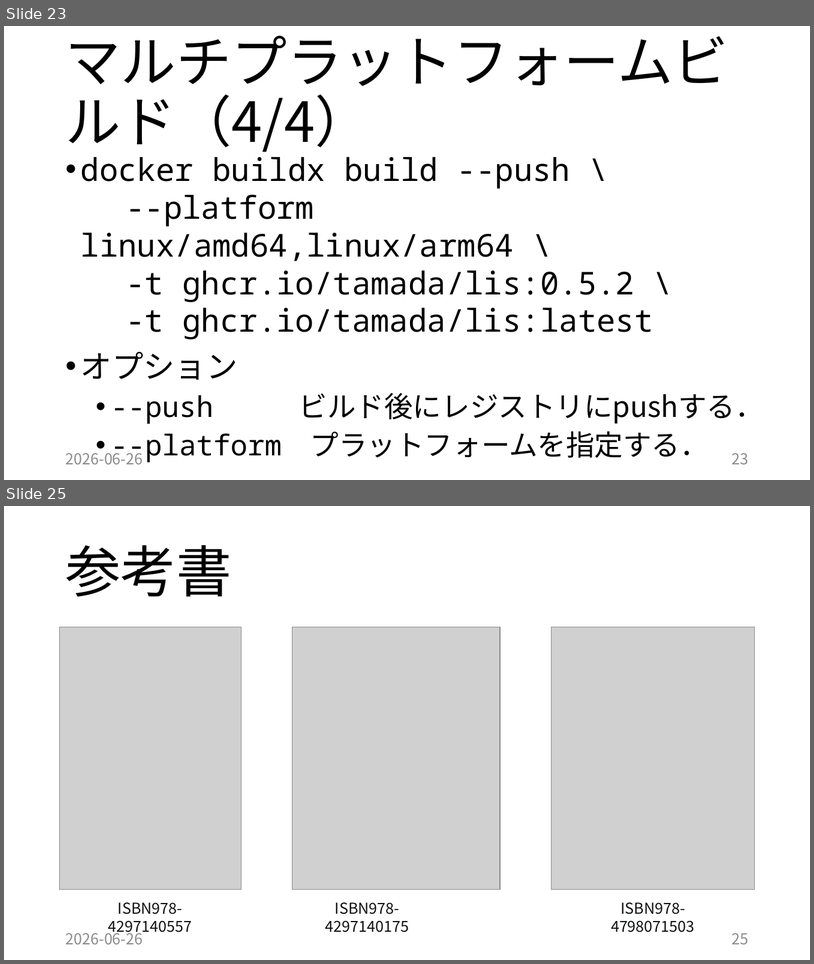
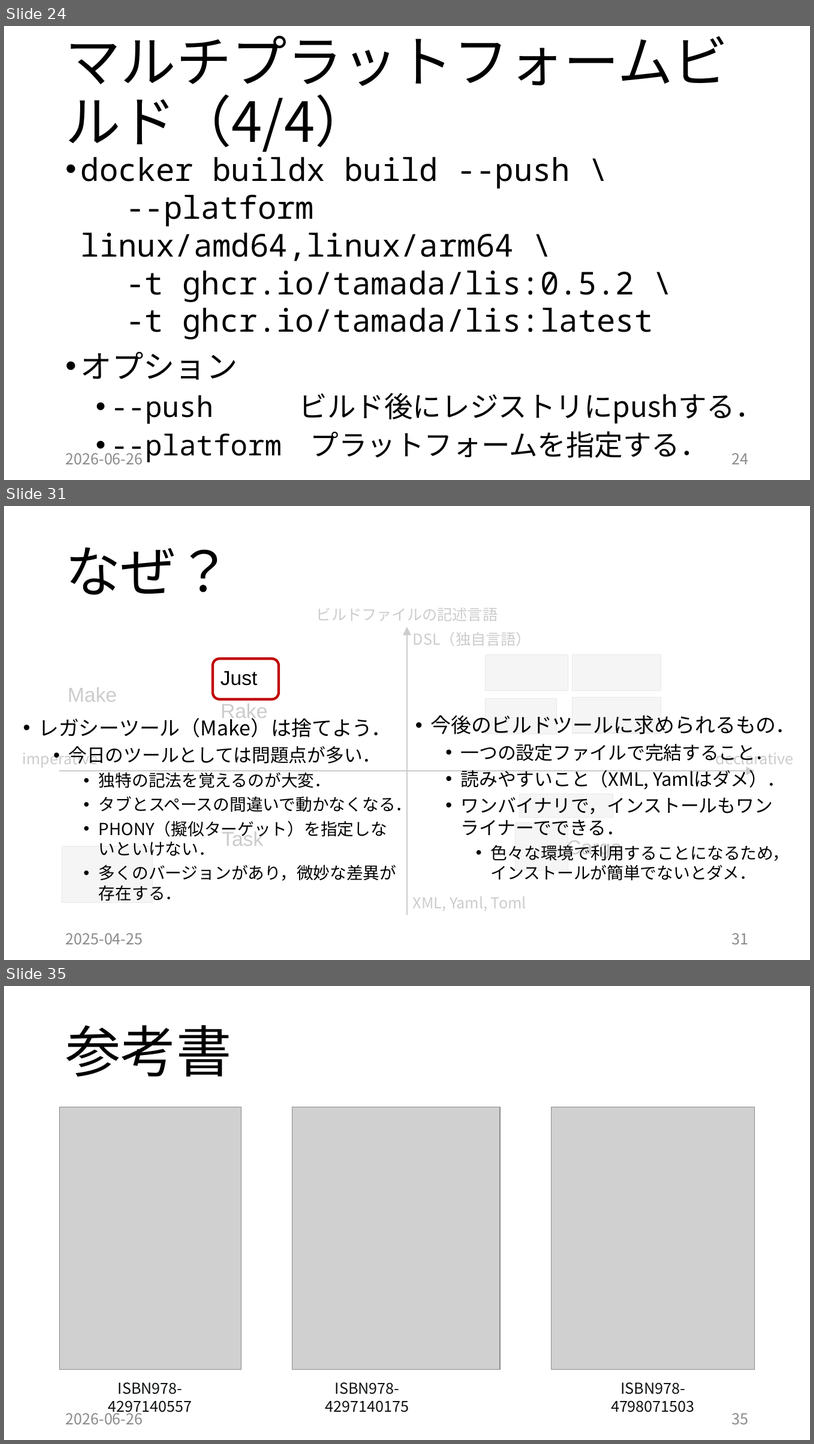
Before and after one commit to tamada/2026empirical, a slide deck: 20260626.pptx. Shown one above the other, each under a label of ours: slides 23 and 25 before the commit, slides 24, 31 and 35 after it; the slides between them are not shown. The pictures are 814x964 and 814x1444 pixels, drawn with LibreOffice and Linux fonts; fonts in the diff are those of the drawing; grey boxes stand for pictures. Boxes give left, top, right and bottom in pixels: in the first picture for what was removed or moved away, otherwise in the second. Text is boxed around its words. In the diff, an @@ line names an element or a change of style, - is before the commit and + after.

```diff
--- a/20260626.pptx
+++ b/20260626.pptx
@@ slide 31 added at bbox=[4, 506, 810, 960], background #FFFFFF @@
@@ title added at bbox=[65, 547, 231, 595], 66 pt, text #000000 @@
+なぜ？
@@ rectangle added at bbox=[17, 598, 810, 927], fill #FFFFFF at 80% opacity @@
@@ text added at bbox=[317, 607, 498, 621], 18 pt, text #000000 @@
+ビルドファイルの記述言語
@@ arrow added from (408, 915) to (408, 627), #000000 1 pt @@
@@ text added at bbox=[413, 632, 531, 646], 18 pt, text #000000 @@
+DSL（独自言語）
@@ rounded rectangle added at bbox=[213, 658, 279, 699], outline #C00000 3 pt @@
@@ picture added at bbox=[486, 655, 569, 691] @@
@@ picture added at bbox=[573, 655, 661, 691] @@
@@ text added at bbox=[221, 671, 258, 685], 24 pt, text #000000 @@
+Just
@@ text added at bbox=[68, 687, 117, 702], 24 pt, text #000000 @@
+Make
@@ text added at bbox=[221, 703, 267, 722], 24 pt, text #000000 @@
+Rake
@@ picture added at bbox=[486, 699, 557, 734] @@
@@ picture added at bbox=[573, 697, 662, 733] @@
@@ text added at bbox=[38, 714, 413, 901], 19.8 pt, text #000000 @@
+• レガシーツール（Make）は捨てよう．
+  • 今日のツールとしては問題点が多い．
+    • 独特の記法を覚えるのが大変．
+    • タブとスペースの間違いで動かなくなる．
+    • PHONY（擬似ターゲット）を指定しないといけない．
+    • 多くのバージョンがあり，微妙な差異が存在する．
@@ text added at bbox=[431, 715, 797, 880], 22 pt, text #000000 @@
+• 今後のビルドツールに求められるもの．
+  • 一つの設定ファイルで完結すること．
+  • 読みやすいこと（XML, Yamlはダメ）．
+  • ワンバイナリで，インストールもワンライナーでできる．
+    • 色々な環境で利用することになるため，インストールが簡単でないとダメ．
@@ text added at bbox=[23, 748, 98, 767], 18 pt, text #000000 @@
+imperative
@@ text added at bbox=[716, 748, 794, 768], 18 pt, text #000000 @@
+declarative
@@ arrow added from (60, 771) to (755, 771), #000000 1 pt @@
@@ picture added at bbox=[519, 793, 614, 817] @@
@@ text added at bbox=[222, 829, 263, 846], 24 pt, text #000000 @@
+Task
@@ picture added at bbox=[516, 822, 569, 870] @@
@@ picture added at bbox=[62, 846, 153, 902] @@
@@ text added at bbox=[567, 840, 622, 858], 24 pt, text #000000 @@
+Cargo
@@ text added at bbox=[413, 896, 527, 910], 18 pt, text #000000 @@
+XML, Yaml, Toml
@@ text added at bbox=[65, 933, 143, 944], 18 pt, text #8C8C8C @@
+2025-04-25
@@ page number added at bbox=[732, 933, 749, 944], 18 pt, text #8C8C8C @@
+31
@@ what was slide 23 is now slide 24 @@
@@ page number at bbox=[732, 453, 749, 464]: text changed @@
-23
+24
@@ what was slide 25 is now slide 35 @@
@@ page number at bbox=[732, 1413, 749, 1424]: text changed @@
-25
+35
```
Also in this commit, not shown: 3 slides changed, 10 other slides added, 1 slide removed, 16 other files.
